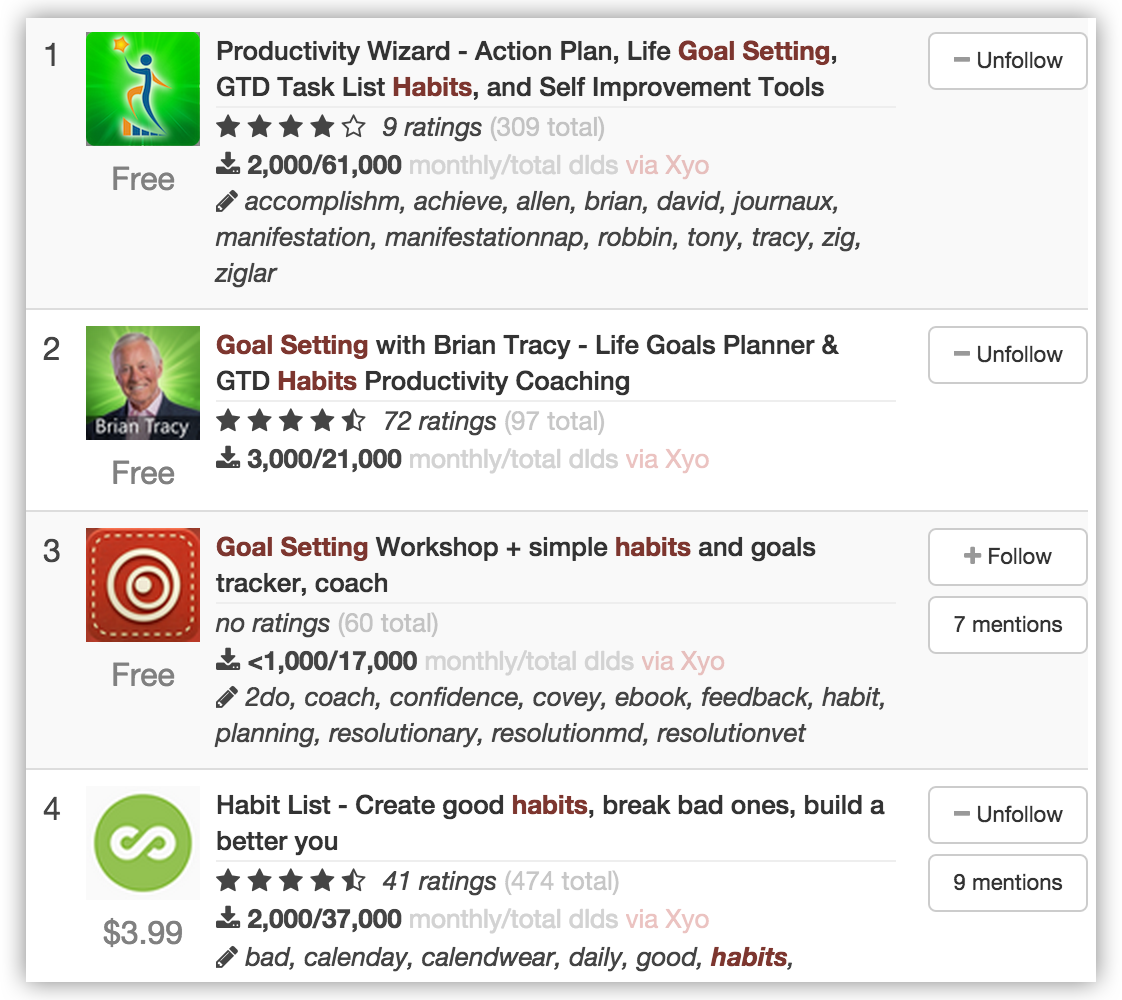
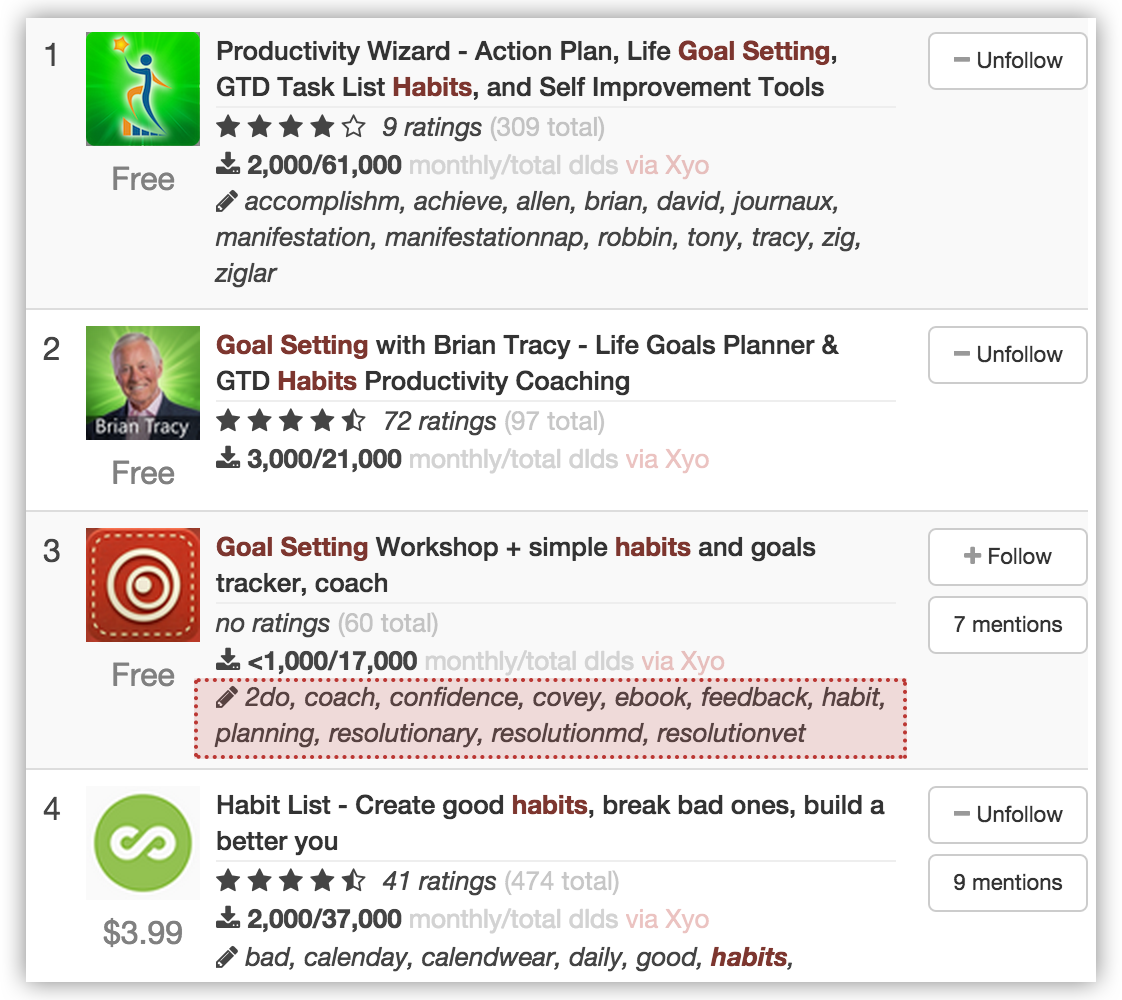
Before/after of a 1122x1000 layered artwork. What changed in the layer stack:
added layer "Rounded Rectangle 1" above "Layer 0" over (194, 678, 907, 759)
